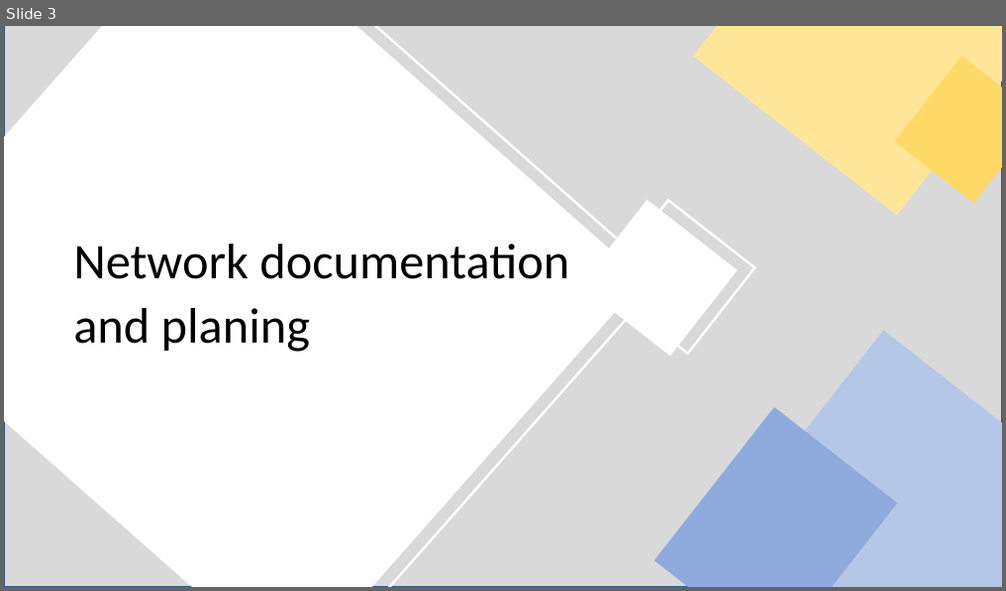
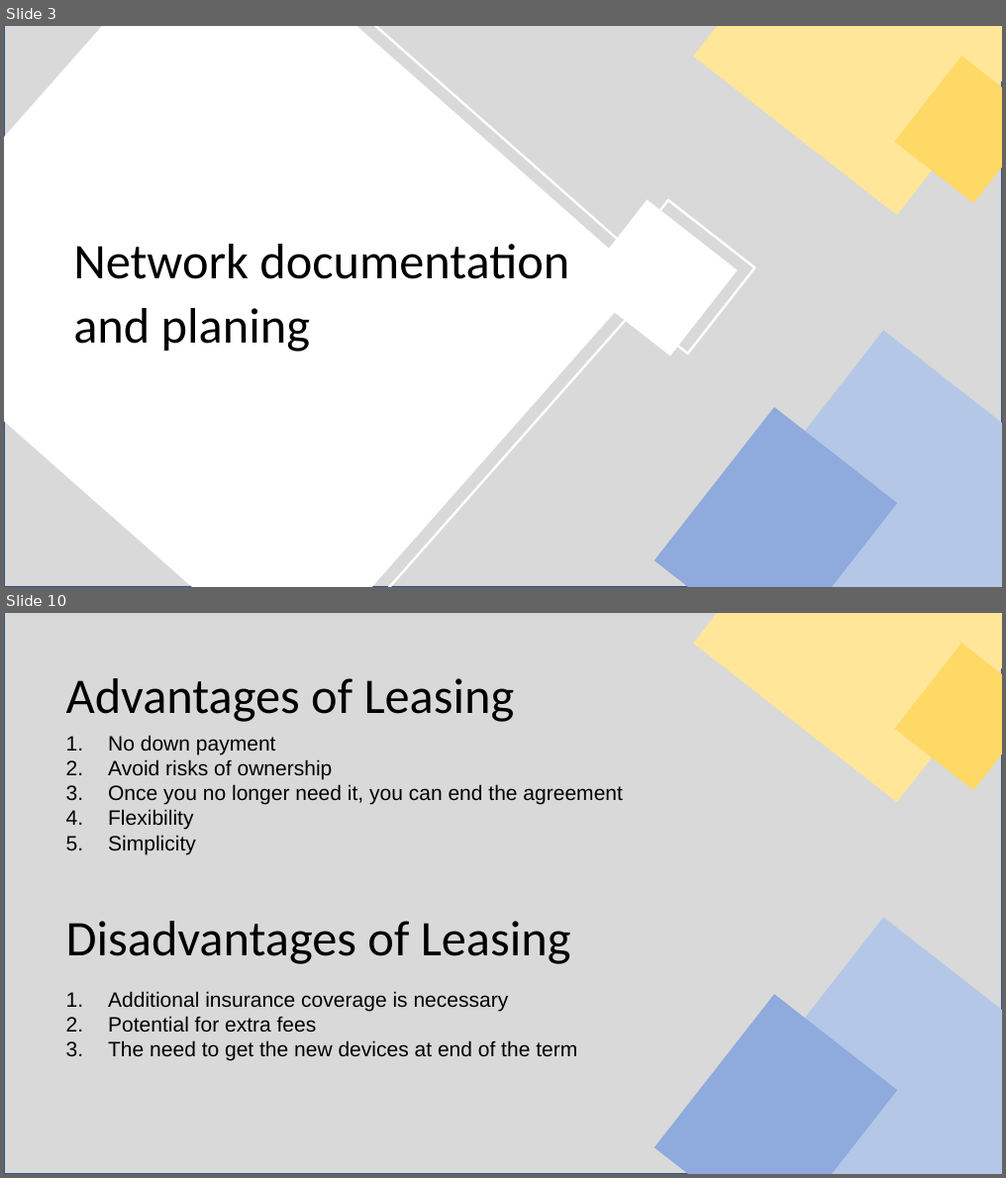
Before and after one commit to Rawezhham176/Learnfeld-3, a slide deck: IT- Clients in Netzwerk einbinden.pptx. Shown one above the other, each under a label of ours: slide 3 before the commit, slides 3 and 10 after it; the slides between them are not shown. The pictures are 1006x591 and 1006x1178 pixels, drawn with LibreOffice and Linux fonts; fonts in the diff are those of the drawing. Boxes give left, top, right and bottom in pixels: in the first picture for what was removed or moved away, otherwise in the second. Text is boxed around its words. In the diff, an @@ line names an element or a change of style, - is before the commit and + after.

```diff
--- a/IT- Clients in Netzwerk einbinden.pptx
+++ b/IT- Clients in Netzwerk einbinden.pptx
@@ slide 10 added at [4, 613, 1002, 1174], background #FFFFFF @@
@@ rectangle added at [4, 613, 1002, 1174], fill #D9D9D9, outline #325491 1 pt @@
@@ rectangle added at [694, 613, 1002, 802], fill #FFE699 @@
@@ rectangle added at [895, 644, 1002, 791], fill #FFD966 @@
@@ text added at [66, 678, 515, 722], 48 pt, text #000000 @@
+Advantages of Leasing
@@ text added at [108, 735, 622, 855], 20 pt, text #000000 @@
+1. No down payment
+2. Avoid risks of ownership
+3. Once you no longer need it, you can end the agreement
+4. Flexibility
+5. Simplicity
@@ text added at [66, 921, 571, 964], 48 pt, text #000000 @@
+Disadvantages of Leasing
@@ rectangle added at [730, 918, 1002, 1174], fill #B4C7E7 @@
@@ text added at [108, 991, 577, 1061], 20 pt, text #000000 @@
+1. Additional insurance coverage is necessary
+2. Potential for extra fees
+3. The need to get the new devices at end of the term
@@ rectangle added at [654, 994, 897, 1174], fill #8FAADC @@
```
Also in this commit, not shown: 2 slides changed, 12 other slides added, 1 slide removed, 1 other file.
